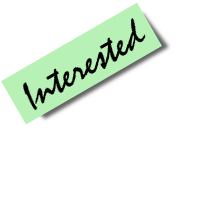
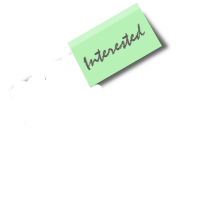
Layers edited between the first and the second 200 x 200 image:
painted on "Interested" over (22, 18, 146, 111)
painted on "Note" over (1, 3, 141, 125)
painted on "Shadow" over (10, 51, 103, 123)
